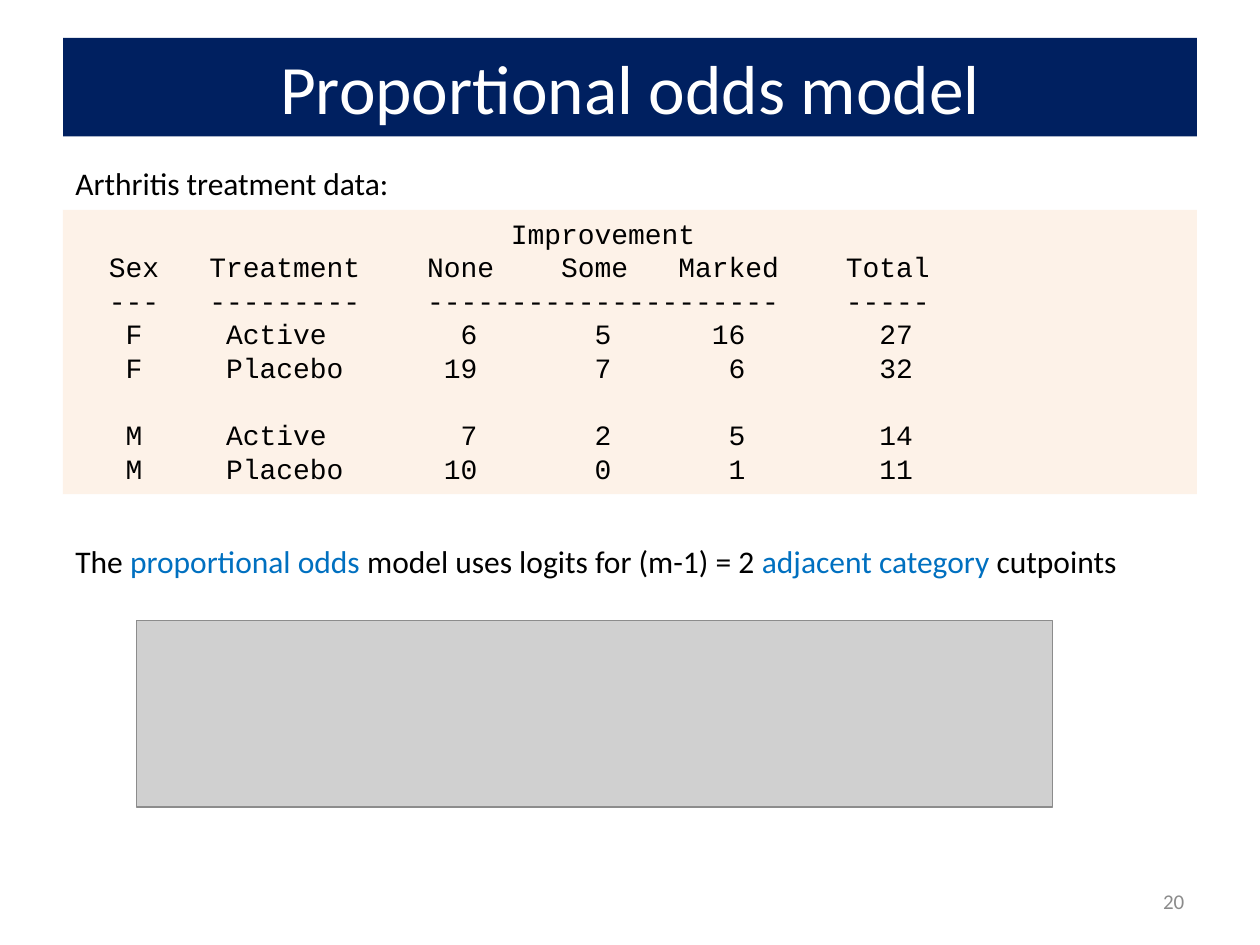
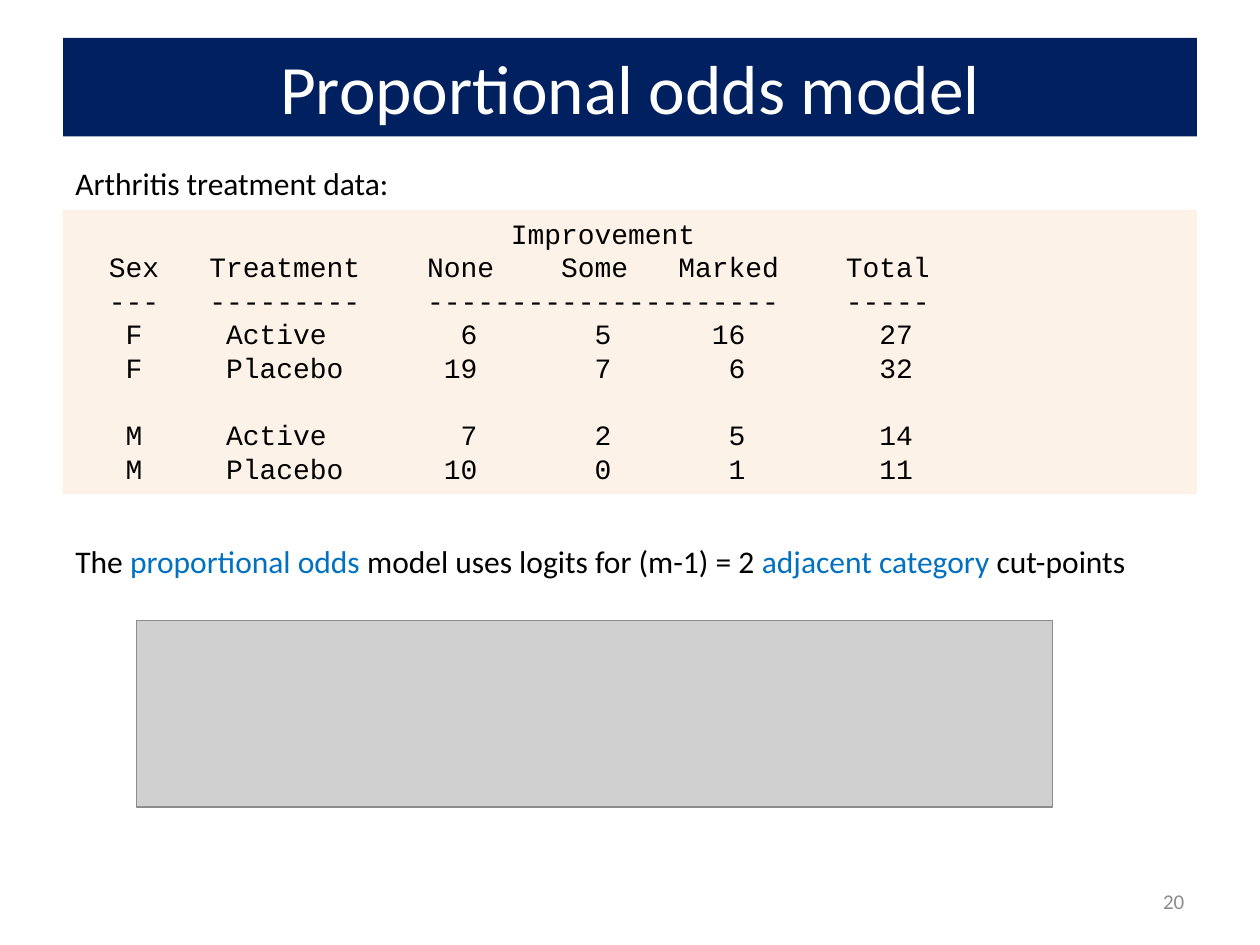
Before and after one commit to friendly/psy6136, a slide deck: slide 20 of lectures/07-logistic2.pptx. Drawn at 1260x945 pixels with LibreOffice and Linux fonts; fonts in the diff are those of the drawing; grey boxes stand for pictures. Boxes give left, top, right and bottom in pixels: in the first picture for what was removed or moved away, otherwise in the second. Text is boxed around its words. In the diff, an @@ line names an element or a change of style, - is before the commit and + after.

```diff
--- a/lectures/07-logistic2.pptx
+++ b/lectures/07-logistic2.pptx
@@ text at [75,550,1125,579]: text changed @@
-The proportional odds model uses logits for (m-1) = 2 adjacent category cutpoints
+The proportional odds model uses logits for (m-1) = 2 adjacent category cut-points
```
Also in this commit, not shown: 23 other slides changed, 1 slide added, 1 slide removed, 7 other files.
